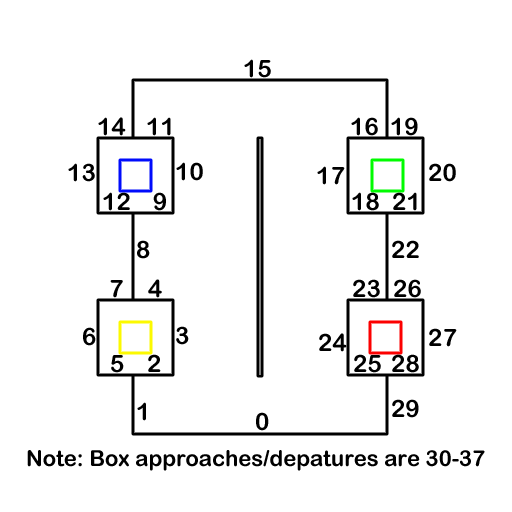
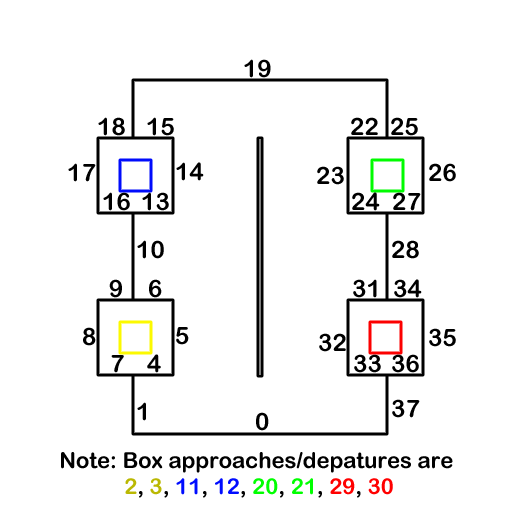
Revision of a layered (512, 512) image; what changed, layer by layer:
renamed "29" to "37", painted on it over [392, 399, 420, 418]
renamed "28" to "36", painted on it over [392, 354, 419, 373]
renamed "27" to "35", painted on it over [429, 329, 457, 347]
renamed "26" to "34", painted on it over [394, 279, 422, 298]
renamed "25" to "33", painted on it over [354, 354, 381, 373]
renamed "24" to "32", painted on it over [319, 333, 347, 352]
renamed "23" to "31", painted on it over [353, 279, 380, 298]
renamed "22" to "28", painted on it over [406, 240, 419, 259]
renamed "21" to "27", painted on it over [408, 192, 421, 211]
renamed "20" to "26", painted on it over [443, 163, 456, 182]
renamed "19" to "25", painted on it over [391, 117, 418, 136]
renamed "18" to "24", painted on it over [352, 192, 380, 211]
renamed "17" to "23", painted on it over [317, 166, 345, 185]
renamed "16" to "22", painted on it over [351, 117, 378, 136]
renamed "15" to "19", painted on it over [258, 59, 271, 78]
renamed "14" to "18", painted on it over [111, 117, 126, 136]
renamed "13" to "17", painted on it over [82, 163, 96, 182]
renamed "10" to "14", painted on it over [189, 162, 204, 181]
renamed "9" to "13", painted on it over [142, 192, 169, 211]
renamed "8" to "10", painted on it over [137, 240, 164, 259]
renamed "7" to "9", painted on it over [109, 279, 123, 298]
renamed "4" to "6", painted on it over [148, 279, 162, 298]
renamed "2" to "4", painted on it over [147, 354, 161, 373]
renamed "Note: Box approaches/depatures are 30-37" to "Note: Box approaches/depatures are 2, 3, 11, 12, 20, 21, 29, 3", moved it into group "Markings", painted on it over [27, 450, 485, 498]
…and 5 more changes (5 painted, 5 renamed)
